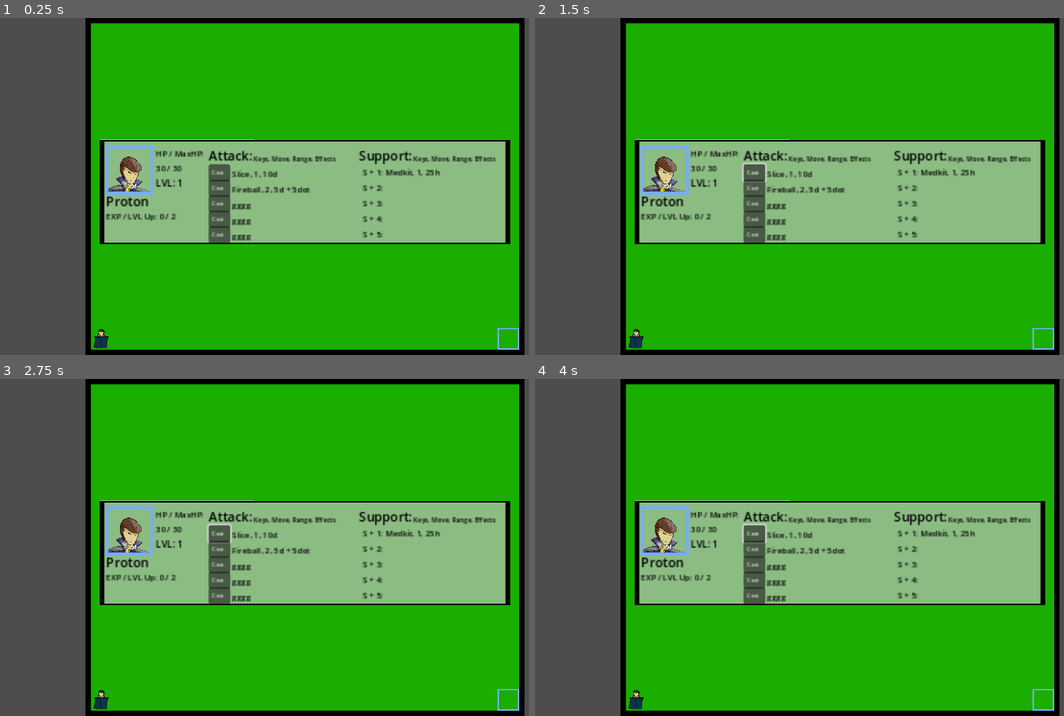
Above: before the commit, frames 1-4 (two rows, left to right).
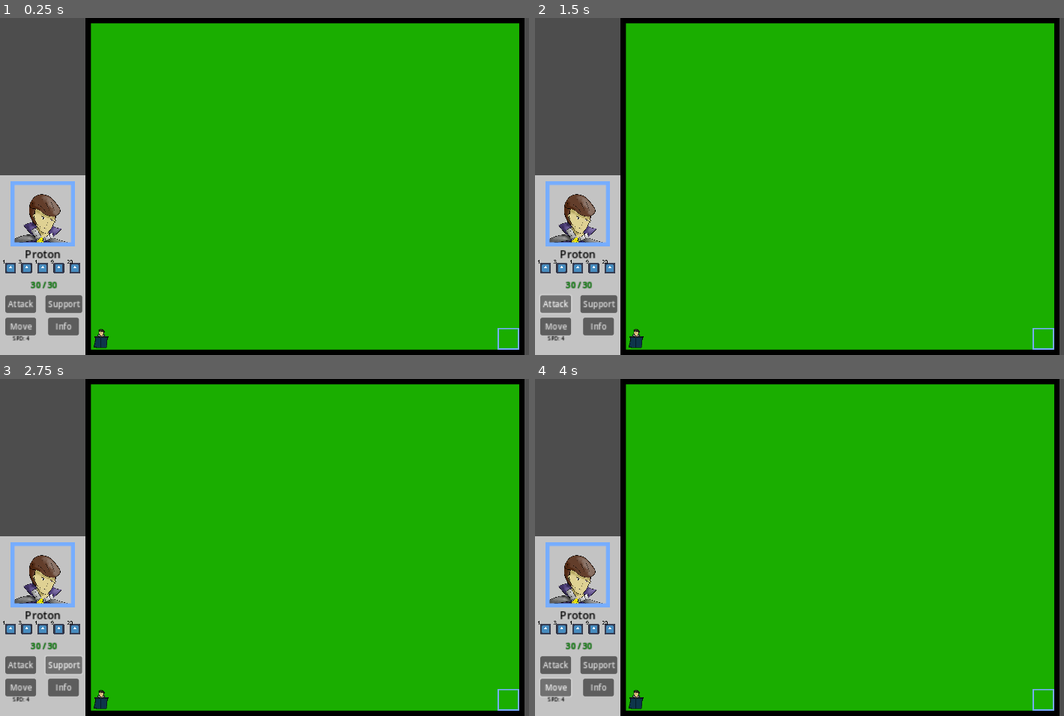
Above: after the commit, the same moments.

Repository: iiAzui/BipoleIVplus
Game: Godot game, scene res://Battle.tscn
Same seed, same stepped clock (60 frames per second), same inputs: the game is played once before the commit and once after it. The project has no main scene, so this scene is started directly. The engine's default icon, where the game draws it, is replaced by a stand-in: a white triangle on a blue panel in a dark square.
Inputs (mouse positions are in pixels of both pictures, inside the frame that each line leads up to):
- Up to frame 1 (0.25 s): no input
- Up to frame 2 (1.5 s): click (751, 173) at 0.5 s, where only the run before the commit has a clickable "Cast"; click (556, 304) at 1.25 s, where only the run after the commit has a clickable "Attack"
- Up to frame 3 (2.75 s): click (63, 665) at 2 s, where only the run after the commit has a clickable "Support"
- Up to frame 4 (4 s): click (598, 689) at 2.75 s, where only the run after the commit has a clickable "Info"; click (556, 689) at 3.5 s, where only the run after the commit has a clickable "Move"

The runs differ from the first frame. In frame 1, 32% of the frame differs, in the area x 0-97%, y 36-100%; in frame 2, 32%; in frame 3, 32%; in frame 4, 32%.

Commit message:
add new player on hover (non-functioning)

Diff:
--- a/Battle.tscn
+++ b/Battle.tscn
@@ -11,6 +11,7 @@
 [ext_resource type="Script" path="res://Proton.gd" id="8_ghuua"]
 [ext_resource type="PackedScene" uid="uid://da2b80p3dhtok" path="res://Enemy.tscn" id="9_xahdi"]
 [ext_resource type="Texture2D" uid="uid://rfokq3kgb05p" path="res://Portraits/proton_big.png" id="11_1rnof"]
+[ext_resource type="Texture2D" uid="uid://cg86jxdb07gtx" path="res://icon.svg" id="12_dkmyn"]
 
 [sub_resource type="RectangleShape2D" id="RectangleShape2D_fs5lt"]
 size = Vector2(32, 32)
@@ -88,6 +89,37 @@
 font_color = Color(0, 0, 0, 1)
 
 [sub_resource type="LabelSettings" id="LabelSettings_j1hsf"]
+font_size = 8
+font_color = Color(0, 0, 0, 1)
+
+[sub_resource type="LabelSettings" id="LabelSettings_3gblg"]
+font_color = Color(0, 0, 0, 1)
+
+[sub_resource type="LabelSettings" id="LabelSettings_3rket"]
+font_size = 12
+font_color = Color(0, 0.560784, 0, 1)
+outline_size = 1
+outline_color = Color(0, 0, 0, 1)
+
+[sub_resource type="LabelSettings" id="LabelSettings_da464"]
+font_size = 8
+font_color = Color(0, 0, 0, 1)
+
+[sub_resource type="LabelSettings" id="LabelSettings_b0mk2"]
+font_size = 64
+font_color = Color(0, 0, 0, 1)
+
+[sub_resource type="LabelSettings" id="LabelSettings_571py"]
+font_color = Color(1, 0, 0, 1)
+
+[sub_resource type="LabelSettings" id="LabelSettings_mn8kj"]
+font_size = 5
+font_color = Color(0, 0, 0, 1)
+
+[sub_resource type="RectangleShape2D" id="RectangleShape2D_ws7th"]
+size = Vector2(112, 23)
+
+[sub_resource type="LabelSettings" id="LabelSettings_gyq0d"]
 font_size = 8
 font_color = Color(0, 0, 0, 1)
 
@@ -561,6 +593,7 @@
 position = Vector2(-536, 208)
 
 [node name="SelectMenu" type="Node2D" parent="."]
+visible = false
 position = Vector2(59, 8)
 scale = Vector2(1.2, 1.2)
 
@@ -753,5 +786,319 @@
 text = "Cast"
 alignment = 0
 
+[node name="LeftPlayerRightEnemy" type="Node2D" parent="."]
+
+[node name="LeftOnHover" type="Node2D" parent="LeftPlayerRightEnemy"]
+
+[node name="Background" type="Sprite2D" parent="LeftPlayerRightEnemy/LeftOnHover"]
+position = Vector2(-640, 116)
+scale = Vector2(4, 8.25)
+texture = ExtResource("6_cst8o")
+
+[node name="Por" type="Sprite2D" parent="LeftPlayerRightEnemy/LeftOnHover"]
+position = Vector2(-640, 40)
+scale = Vector2(0.096, 0.096)
+texture = ExtResource("11_1rnof")
+
+[node name="PorFrame" type="Sprite2D" parent="LeftPlayerRightEnemy/LeftOnHover"]
+position = Vector2(-640, 40)
+scale = Vector2(1.92, 1.92)
+texture = ExtResource("4_fo5yk")
+
+[node name="Name" type="Label" parent="LeftPlayerRightEnemy/LeftOnHover"]
+offset_left = -696.0
+offset_top = 88.0
+offset_right = -584.0
+offset_bottom = 111.0
+text = "Proton"
+label_settings = SubResource("LabelSettings_3gblg")
+horizontal_alignment = 1
+
+[node name="HP" type="Label" parent="LeftPlayerRightEnemy/LeftOnHover"]
+offset_left = -664.0
+offset_top = 136.0
+offset_right = -612.0
+offset_bottom = 159.0
+text = "30 / 30"
+label_settings = SubResource("LabelSettings_3rket")
+horizontal_alignment = 1
+
+[node name="AttackBTN" type="Button" parent="LeftPlayerRightEnemy/LeftOnHover"]
+offset_left = -696.0
+offset_top = 160.0
+offset_right = -650.0
+offset_bottom = 185.0
+theme_override_font_sizes/font_size = 12
+text = "Attack"
+
+[node name="SupportBTN" type="Button" parent="LeftPlayerRightEnemy/LeftOnHover"]
+offset_left = -636.0
+offset_top = 160.0
+offset_right = -581.0
+offset_bottom = 185.0
+theme_override_font_sizes/font_size = 12
+text = "Support"
+
+[node name="LoreBTN" type="Button" parent="LeftPlayerRightEnemy/LeftOnHover"]
+offset_left = -632.0
+offset_top = 193.0
+offset_right = -586.0
+offset_bottom = 218.0
+theme_override_font_sizes/font_size = 12
+text = "Info"
+
+[node name="MoveBTN" type="Button" parent="LeftPlayerRightEnemy/LeftOnHover"]
+offset_left = -696.0
+offset_top = 193.0
+offset_right = -650.0
+offset_bottom = 218.0
+theme_override_font_sizes/font_size = 12
+text = "Move"
+
+[node name="Label" type="Label" parent="LeftPlayerRightEnemy/LeftOnHover"]
+offset_left = -696.0
+offset_top = 217.0
+offset_right = -648.0
+offset_bottom = 229.0
+text = "SPD: 4"
+label_settings = SubResource("LabelSettings_da464")
+horizontal_alignment = 1
+vertical_alignment = 1
+
+[node name="Effect1" type="Sprite2D" parent="LeftPlayerRightEnemy/LeftOnHover"]
+position = Vector2(-688, 120)
+scale = Vector2(0.125, 0.125)
+texture = ExtResource("12_dkmyn")
+
+[node name="Label" type="Label" parent="LeftPlayerRightEnemy/LeftOnHover/Effect1"]
+offset_left = -96.0
+offset_top = -120.0
+offset_right = -56.0
+offset_bottom = -32.0
+text = "1"
+label_settings = SubResource("LabelSettings_b0mk2")
+
+[node name="Effect2" type="Sprite2D" parent="LeftPlayerRightEnemy/LeftOnHover"]
+position = Vector2(-664, 120)
+scale = Vector2(0.125, 0.125)
+texture = ExtResource("12_dkmyn")
+
+[node name="Label" type="Label" parent="LeftPlayerRightEnemy/LeftOnHover/Effect2"]
+offset_left = -96.0
+offset_top = -120.0
+offset_right = -56.0
+offset_bottom = -32.0
+text = "3"
+label_settings = SubResource("LabelSettings_b0mk2")
+
+[node name="Effect3" type="Sprite2D" parent="LeftPlayerRightEnemy/LeftOnHover"]
+position = Vector2(-640, 120)
+scale = Vector2(0.125, 0.125)
+texture = ExtResource("12_dkmyn")
+
+[node name="Label" type="Label" parent="LeftPlayerRightEnemy/LeftOnHover/Effect3"]
+offset_left = -96.0
+offset_top = -120.0
+offset_right = -56.0
+offset_bottom = -32.0
+text = "1"
+label_settings = SubResource("LabelSettings_b0mk2")
+
+[node name="Effect4" type="Sprite2D" parent="LeftPlayerRightEnemy/LeftOnHover"]
+position = Vector2(-616, 120)
+scale = Vector2(0.125, 0.125)
+texture = ExtResource("12_dkmyn")
+
+[node name="Label" type="Label" parent="LeftPlayerRightEnemy/LeftOnHover/Effect4"]
+offset_left = -96.0
+offset_top = -120.0
+offset_right = -56.0
+offset_bottom = -32.0
+text = "9"
+label_settings = SubResource("LabelSettings_b0mk2")
+
+[node name="Effect5" type="Sprite2D" parent="LeftPlayerRightEnemy/LeftOnHover"]
+position = Vector2(-592, 120)
+scale = Vector2(0.125, 0.125)
+texture = ExtResource("12_dkmyn")
+
+[node name="Label" type="Label" parent="LeftPlayerRightEnemy/LeftOnHover/Effect5"]
+offset_left = -96.0
+offset_top = -120.0
+offset_right = -56.0
+offset_bottom = -32.0
+text = "20"
+label_settings = SubResource("LabelSettings_b0mk2")
+
+[node name="LeftAS" type="Node2D" parent="LeftPlayerRightEnemy"]
+visible = false
+
+[node name="Sprite2D" type="Sprite2D" parent="LeftPlayerRightEnemy/LeftAS"]
+position = Vector2(-640, 80)
+scale = Vector2(4, 10.5)
+texture = ExtResource("6_cst8o")
+
+[node name="Por" type="Sprite2D" parent="LeftPlayerRightEnemy/LeftAS"]
+position = Vector2(-640, 0)
+scale = Vector2(0.096, 0.096)
+texture = ExtResource("11_1rnof")
+
+[node name="PorFrame" type="Sprite2D" parent="LeftPlayerRightEnemy/LeftAS"]
+position = Vector2(-640, 0)
+scale = Vector2(1.92, 1.92)
+texture = ExtResource("4_fo5yk")
+
+[node name="Name" type="Label" parent="LeftPlayerRightEnemy/LeftAS"]
+offset_left = -696.0
+offset_top = 48.0
+offset_right = -580.0
+offset_bottom = 71.0
+text = "Proton"
+label_settings = SubResource("LabelSettings_3gblg")
+horizontal_alignment = 1
+
+[node name="HP" type="Label" parent="LeftPlayerRightEnemy/LeftAS"]
+offset_left = -664.0
+offset_top = 72.0
+offset_right = -612.0
+offset_bottom = 95.0
+text = "30 / 30"
+label_settings = SubResource("LabelSettings_3rket")
+horizontal_alignment = 1
+
+[node name="ASLabel" type="Label" parent="LeftPlayerRightEnemy/LeftAS"]
+offset_left = -696.0
+offset_top = 88.0
+offset_right = -634.0
+offset_bottom = 111.0
+text = "Attacks:"
+label_settings = SubResource("LabelSettings_571py")
+
+[node name="RDT" type="Label" parent="LeftPlayerRightEnemy/LeftAS"]
+offset_left = -664.0
+offset_top = 112.0
+offset_right = -592.0
+offset_bottom = 120.0
+text = "Range, Damage, Type"
+label_settings = SubResource("LabelSettings_mn8kj")
+
+[node name="BTN1" type="Button" parent="LeftPlayerRightEnemy/LeftAS"]
+offset_left = -696.0
+offset_top = 120.0
+offset_right = -666.0
+offset_bottom = 142.0
+theme_override_font_sizes/font_size = 10
+text = "Slice"
+
+[node name="Area2D" type="Area2D" parent="LeftPlayerRightEnemy/LeftAS/BTN1"]
+
+[node name="CollisionShape2D" type="CollisionShape2D" parent="LeftPlayerRightEnemy/LeftAS/BTN1/Area2D"]
+position = Vector2(56, 11.5)
+shape = SubResource("RectangleShape2D_ws7th")
+
+[node name="BTN2" type="Button" parent="LeftPlayerRightEnemy/LeftAS"]
+offset_left = -696.0
+offset_top = 144.0
+offset_right = -666.0
+offset_bottom = 166.0
+theme_override_font_sizes/font_size = 10
+text = "Slice"
+
+[node name="Area2D" type="Area2D" parent="LeftPlayerRightEnemy/LeftAS/BTN2"]
+
+[node name="CollisionShape2D" type="CollisionShape2D" parent="LeftPlayerRightEnemy/LeftAS/BTN2/Area2D"]
+position = Vector2(56, 11.5)
+shape = SubResource("RectangleShape2D_ws7th")
+
+[node name="BTN3" type="Button" parent="LeftPlayerRightEnemy/LeftAS"]
+offset_left = -696.0
+offset_top = 168.0
+offset_right = -666.0
+offset_bottom = 190.0
+theme_override_font_sizes/font_size = 10
+text = "Slice"
+
+[node name="Area2D" type="Area2D" parent="LeftPlayerRightEnemy/LeftAS/BTN3"]
+
+[node name="CollisionShape2D" type="CollisionShape2D" parent="LeftPlayerRightEnemy/LeftAS/BTN3/Area2D"]
+position = Vector2(56, 11.5)
+shape = SubResource("RectangleShape2D_ws7th")
+
+[node name="BTN4" type="Button" parent="LeftPlayerRightEnemy/LeftAS"]
+offset_left = -696.0
+offset_top = 192.0
+offset_right = -666.0
+offset_bottom = 214.0
+theme_override_font_sizes/font_size = 10
+text = "Slice"
+
+[node name="Area2D" type="Area2D" parent="LeftPlayerRightEnemy/LeftAS/BTN4"]
+
+[node name="CollisionShape2D" type="CollisionShape2D" parent="LeftPlayerRightEnemy/LeftAS/BTN4/Area2D"]
+position = Vector2(56, 11.5)
+shape = SubResource("RectangleShape2D_ws7th")
+
+[node name="BTN5" type="Button" parent="LeftPlayerRightEnemy/LeftAS"]
+offset_left = -696.0
+offset_top = 216.0
+offset_right = -666.0
+offset_bottom = 238.0
+theme_override_font_sizes/font_size = 10
+text = "Slice"
+
+[node name="Area2D" type="Area2D" parent="LeftPlayerRightEnemy/LeftAS/BTN5"]
+
+[node name="CollisionShape2D" type="CollisionShape2D" parent="LeftPlayerRightEnemy/LeftAS/BTN5/Area2D"]
+position = Vector2(56, 11.5)
+shape = SubResource("RectangleShape2D_ws7th")
+
+[node name="A1RDT" type="Label" parent="LeftPlayerRightEnemy/LeftAS"]
+offset_left = -664.0
+offset_top = 124.0
+offset_right = -591.0
+offset_bottom = 140.0
+text = "1, 10d, Physical"
+label_settings = SubResource("LabelSettings_gyq0d")
+
+[node name="A2RDT" type="Label" parent="LeftPlayerRightEnemy/LeftAS"]
+offset_left = -664.0
+offset_top = 150.0
+offset_right = -591.0
+offset_bottom = 166.0
+text = "1, 10d, Physical"
+label_settings = SubResource("LabelSettings_gyq0d")
+
+[node name="A3RDT" type="Label" parent="LeftPlayerRightEnemy/LeftAS"]
+offset_left = -664.0
+offset_top = 174.0
+offset_right = -591.0
+offset_bottom = 190.0
+text = "1, 10d, Physical"
+label_settings = SubResource("LabelSettings_gyq0d")
+
+[node name="A4RDT" type="Label" parent="LeftPlayerRightEnemy/LeftAS"]
+offset_left = -664.0
+offset_top = 198.0
+offset_right = -591.0
+offset_bottom = 214.0
+text = "1, 10d, Physical"
+label_settings = SubResource("LabelSettings_gyq0d")
+
+[node name="A5RDT" type="Label" parent="LeftPlayerRightEnemy/LeftAS"]
+offset_left = -664.0
+offset_top = 222.0
+offset_right = -591.0
+offset_bottom = 238.0
+text = "1, 10d, Physical"
+label_settings = SubResource("LabelSettings_gyq0d")
+
+[node name="BackBTN" type="Button" parent="LeftPlayerRightEnemy/LeftAS"]
+offset_left = -688.0
+offset_top = -80.0
+offset_right = -592.0
+offset_bottom = -55.0
+theme_override_font_sizes/font_size = 12
+text = "Back"
+
 [connection signal="body_entered" from="RetroBox/CharacterBody2D/Area2D" to="oldStuff/Texts" method="_on_area_2d_body_entered"]
 [connection signal="body_exited" from="RetroBox/CharacterBody2D/Area2D" to="oldStuff/Texts" method="_on_area_2d_body_exited"]
--- a/project.godot
+++ b/project.godot
@@ -27,25 +27,21 @@
 Left={
 "deadzone": 0.5,
 "events": [Object(InputEventKey,"resource_local_to_scene":false,"resource_name":"","device":-1,"window_id":0,"alt_press …(195 unchanged characters)…
-, Object(InputEventKey,"resource_local_to_scene":false,"resource_name":"","device":-1,"window_id":0,"alt_pressed":false,"shift_pressed":false,"ctrl_pressed":false,"meta_pressed":false,"pressed":false,"keycode":0,"physical_keycode":68,"key_label":0,"unicode":100,"location":0,"echo":false,"script":null)
 ]
 }
 Up={
 "deadzone": 0.5,
 "events": [Object(InputEventKey,"resource_local_to_scene":false,"resource_name":"","device":-1,"window_id":0,"alt_press …(195 unchanged characters)…
-, Object(InputEventKey,"resource_local_to_scene":false,"resource_name":"","device":-1,"window_id":0,"alt_pressed":false,"shift_pressed":false,"ctrl_pressed":false,"meta_pressed":false,"pressed":false,"keycode":0,"physical_keycode":87,"key_label":0,"unicode":119,"location":0,"echo":false,"script":null)
 ]
 }
 Down={
 "deadzone": 0.5,
 "events": [Object(InputEventKey,"resource_local_to_scene":false,"resource_name":"","device":-1,"window_id":0,"alt_press …(195 unchanged characters)…
-, Object(InputEventKey,"resource_local_to_scene":false,"resource_name":"","device":-1,"window_id":0,"alt_pressed":false,"shift_pressed":false,"ctrl_pressed":false,"meta_pressed":false,"pressed":false,"keycode":0,"physical_keycode":83,"key_label":0,"unicode":115,"location":0,"echo":false,"script":null)
 ]
 }
 Right={
 "deadzone": 0.5,
 "events": [Object(InputEventKey,"resource_local_to_scene":false,"resource_name":"","device":-1,"window_id":0,"alt_press …(195 unchanged characters)…
-, Object(InputEventKey,"resource_local_to_scene":false,"resource_name":"","device":-1,"window_id":0,"alt_pressed":false,"shift_pressed":false,"ctrl_pressed":false,"meta_pressed":false,"pressed":false,"keycode":0,"physical_keycode":65,"key_label":0,"unicode":97,"location":0,"echo":false,"script":null)
 ]
 }
 Select={
Not shown: 1 places in Battle.tscn that only renumber resources
